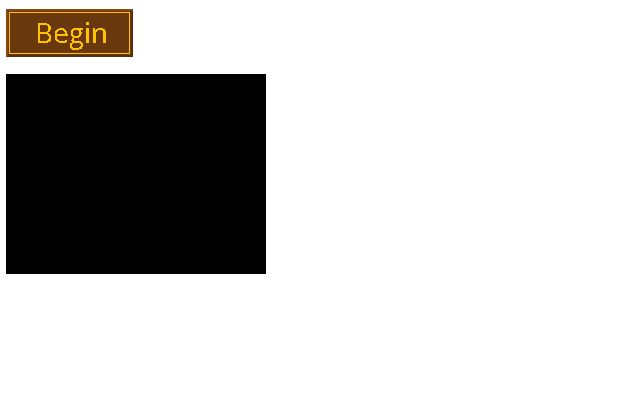
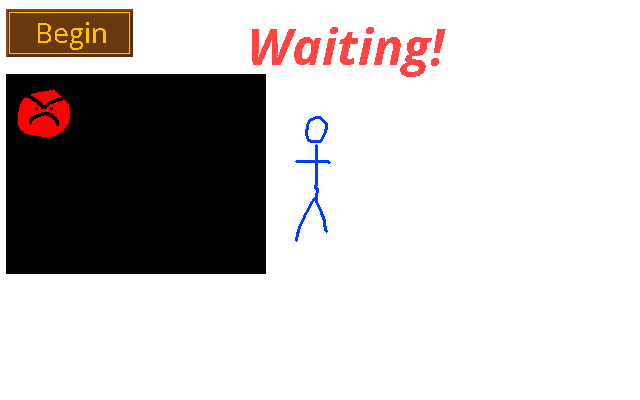
Layers edited between the first and the second 640 x 400 image:
added layer "outrageous!" above "box" over [18, 90, 70, 137]
added layer "Waiting!" above "Background" over [252, 27, 446, 77]
painted on "Background" over [295, 116, 331, 242]
